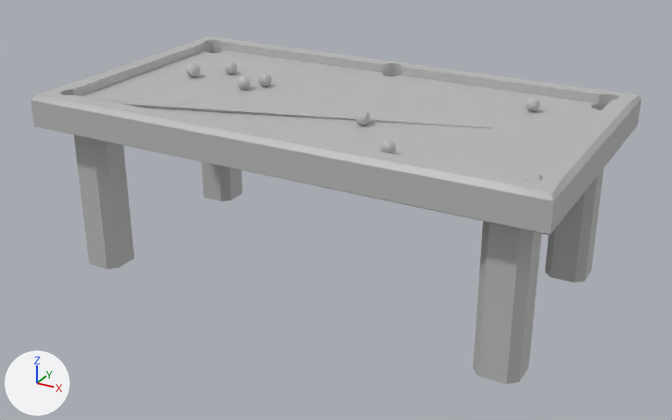
The FBX model Assets/Models/Assets_inside/Billiard.fbx: old version first, new version second.
Both versions are drawn from a camera (50 mm lens) standing at (3.28, -4.4, 2.15) and looking at (1.27, -0.75, 0.33). The axes (+X, +Y, +Z) are drawn at lower left. The lights are the same throughout. Where no turn or scale is listed for an object, it has been applied to the vertices.

Names of what the first picture shows: 'Billiard'.
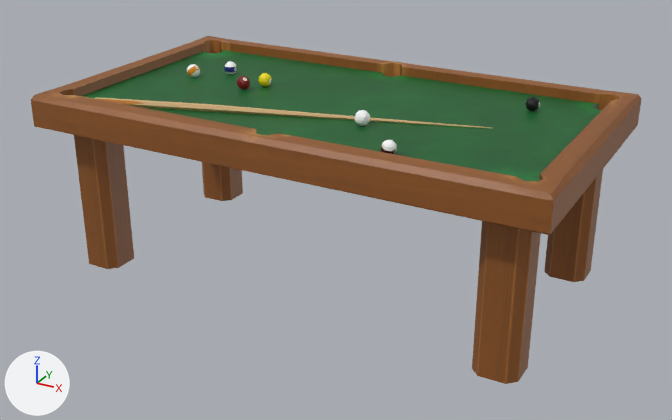
Where the newer file only moved an object's origin or applied its transform, the numbers keep the older frame.

Diff of the bpy script that builds the scene:
```diff
--- a/Assets/Models/Assets_inside/Billiard.fbx.py
+++ b/Assets/Models/Assets_inside/Billiard.fbx.py
@@ img_billiard_jpg @@
+img_billiard_jpg = load_image('billiard.jpg', '../../Textures/UVmaps_interior/billiard.jpg', 2362, 2362, 'sRGB')
@@ mat_lambert1 @@
 mat_lambert1 = principled_material('lambert1')
-mat_lambert1.base_color = (0.5, 0.5, 0.5)  # grey #bcbcbc
+mat_lambert1.texture = img_billiard_jpg
@@ me_mesh @@
 me_mesh.from_pydata(...)  # 690 vertices, 762 faces; spans x -1.25..1.25, y -0.7..0.7, z -0.46..0.46
 # used by ob_billiard; location = (1.25, -0.7, 0.461)
+# me_mesh part 1: the loose piece of 16 vertices spanning x 0.95..1.15, y 0.39..0.59, z -0.46..0.29 is moved by (-2.09, 0.0, 0.0)
+# me_mesh part 2: the loose piece of 16 vertices spanning x 0.95..1.15, y -0.59..-0.39, z -0.46..0.29 is moved by (0.0, 0.99, 0.0)
+# me_mesh part 3: the loose piece of 16 vertices spanning x -1.15..-0.95, y 0.39..0.59, z -0.46..0.29 is moved by (2.09, -0.99, 0.0)
+# me_mesh part 4
+# 101 vertices are removed from x -0.86..0.55, y -0.55..0.22, z 0.39..0.46
+# 200 faces are deleted
+# 27 vertices move from x -0.84..0.54, y -0.54..0.21, z 0.39..0.46 to x -0.84..0.55, y -0.54..0.21, z 0.39..0.46
+# 101 vertices are added at x -0.86..0.55, y -0.54..0.2, z 0.39..0.46
+# 200 new faces join them
+# me_mesh part 5: 502 kept faces spanning x -1.25..1.25, y -0.7..0.7, z -0.46..0.46 get new texture (UV) coordinates
 me_mesh.materials.append(mat_lambert1)
```

Where the change shows, as pixel boxes (x1, y1, x2, y2) in the pictures (672 x 420 px; the box of a moved part takes in the faces that stretch with it):
'Billiard', surface changed, reshaped: (31, 36, 641, 384) in both
part 1 of me_mesh, moved or reshaped: before (545, 168, 604, 283); after (202, 162, 243, 201)
part 2 of me_mesh, moved or reshaped: before (473, 221, 542, 384); after (544, 169, 603, 282)
part 3 of me_mesh, moved or reshaped: before (201, 162, 242, 201); after (472, 221, 541, 384)
part 4 of me_mesh, moved or reshaped: before (191, 61, 396, 154); after (191, 61, 397, 154)
part 5 of me_mesh, surface changed: (31, 36, 641, 269) in both
